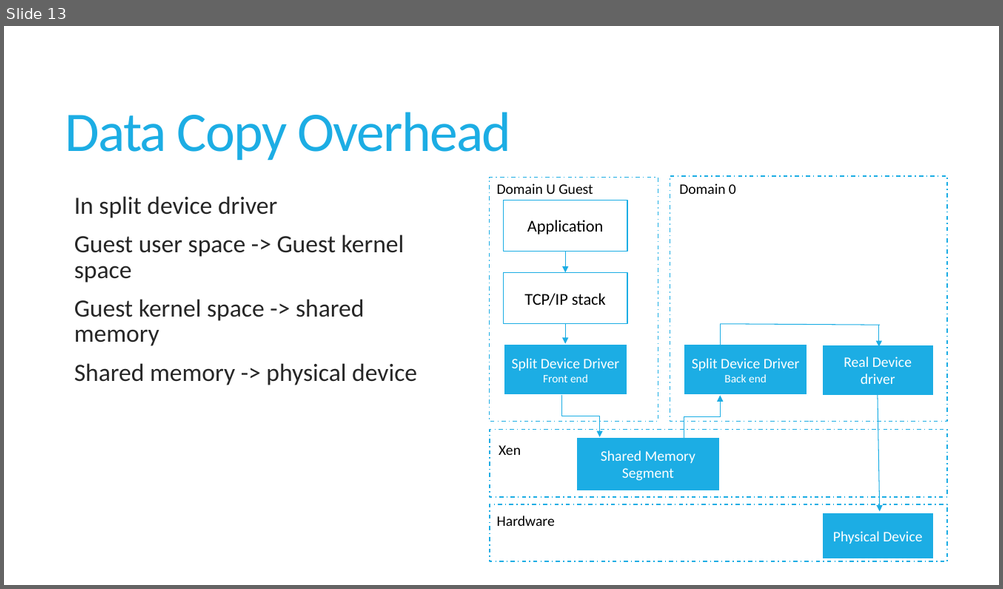
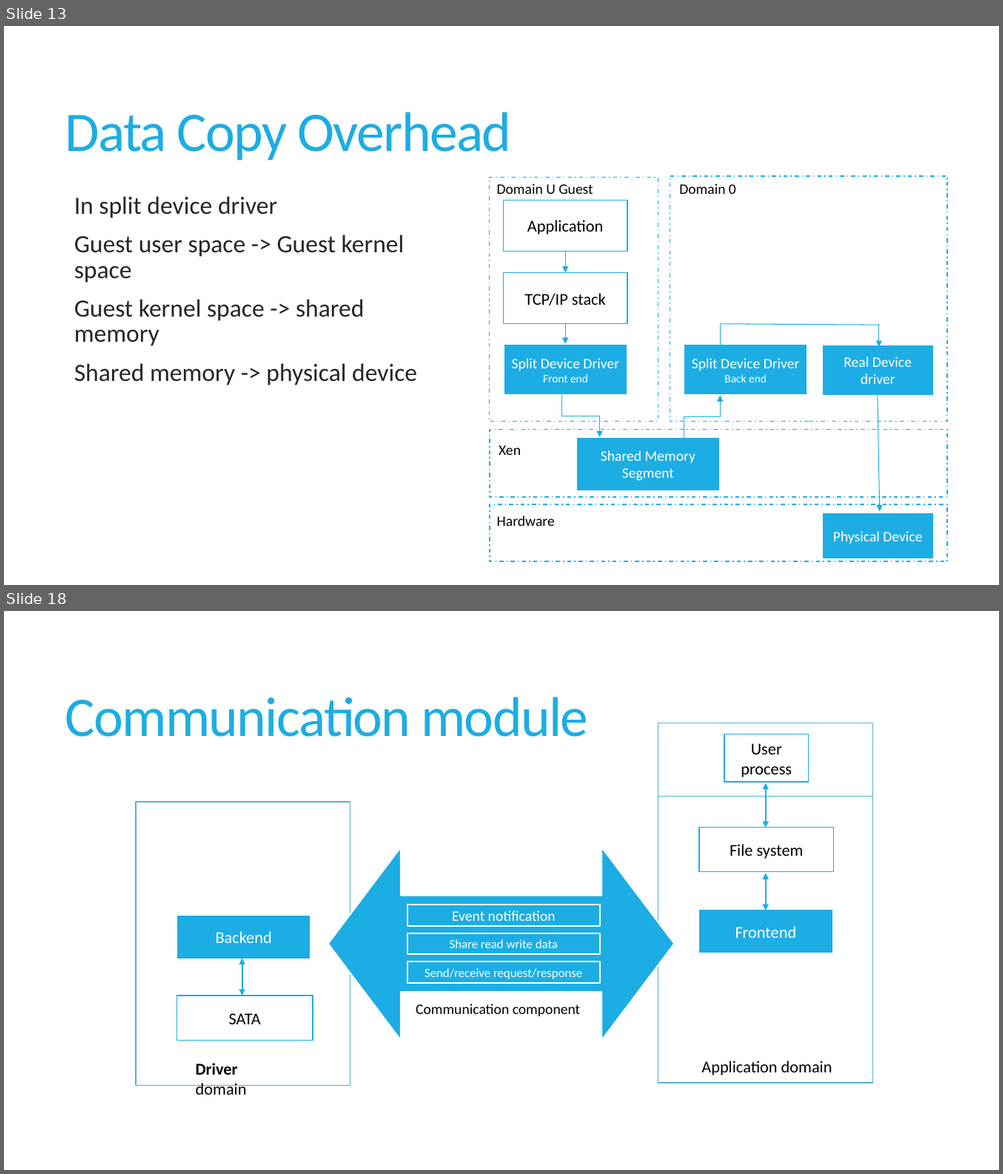
Before and after one commit to sushirol/Isolated-Driver-Domain, a slide deck: doc/presentation/IDDR.pptx. Shown one above the other, each under a label of ours: slide 13 before the commit, slides 13 and 18 after it; the slides between them are not shown. The pictures are 1003x589 and 1003x1174 pixels, drawn with LibreOffice and Linux fonts; fonts in the diff are those of the drawing. Boxes give left, top, right and bottom in pixels: in the first picture for what was removed or moved away, otherwise in the second. Text is boxed around its words. In the diff, an @@ line names an element or a change of style, - is before the commit and + after.

```diff
--- a/doc/presentation/IDDR.pptx
+++ b/doc/presentation/IDDR.pptx
@@ slide 18 added at bbox=[4, 611, 999, 1170], background #FFFFFF @@
@@ title added at bbox=[65, 697, 588, 737], 54 pt, text #1CADE4 @@
+Communication module
@@ rectangle added at bbox=[658, 723, 873, 1082], fill #FFFFFF, outline #50B4C8 1 pt @@
@@ rectangle added at bbox=[724, 734, 808, 782], fill #FFFFFF, outline #1CADE4 1 pt, 16 pt, text #000000 @@
+User process
@@ double arrow added from (765, 783) to (765, 827), #1CADE4 1.5 pt @@
@@ rectangle added at bbox=[136, 802, 350, 1085], fill #FFFFFF, outline #50B4C8 1 pt @@
@@ line added from (658, 797) to (873, 797), #50B4C8 0.75 pt @@
@@ rectangle added at bbox=[700, 827, 834, 871], fill #FFFFFF, outline #1CADE4 1 pt, 16 pt, text #000000 @@
+File system
@@ left right arrow added at bbox=[328, 848, 674, 1041], fill #1CADE4, outline #FFFFFF 1.5 pt @@
@@ double arrow added from (765, 874) to (765, 911), #1CADE4 1.5 pt @@
@@ rectangle added at bbox=[176, 915, 310, 960], fill #1CADE4, outline #FFFFFF 1.5 pt, 16 pt, text #FFFFFF @@
+Backend
@@ rectangle added at bbox=[407, 905, 600, 925], fill #1CADE4, outline #FFFFFF 1.5 pt, 14 pt, text #FFFFFF @@
+Event notification
@@ rectangle added at bbox=[699, 909, 833, 954], fill #1CADE4, outline #FFFFFF 1.5 pt, 16 pt, text #FFFFFF @@
+Frontend
@@ rectangle added at bbox=[407, 934, 600, 954], fill #1CADE4, outline #FFFFFF 1.5 pt, 12 pt, text #FFFFFF @@
+Share read write data
@@ double arrow added from (242, 959) to (242, 996), #1CADE4 1.5 pt @@
@@ rectangle added at bbox=[407, 963, 600, 983], fill #1CADE4, outline #FFFFFF 1.5 pt, 12 pt, text #FFFFFF @@
+Send/receive request/response
@@ rectangle added at bbox=[177, 996, 313, 1041], fill #FFFFFF, outline #1CADE4 1 pt, 16 pt, text #000000 @@
+SATA
@@ text added at bbox=[415, 1004, 580, 1017], 14 pt, text #000000 @@
+Communication component
@@ text added at bbox=[196, 1063, 247, 1095], 16 pt, text #000000, bold @@
+Driver domain
@@ text added at bbox=[701, 1061, 832, 1076], 16 pt, text #000000 @@
+Application domain
```
Also in this commit, not shown: 2 slides changed, 16 other slides added.
